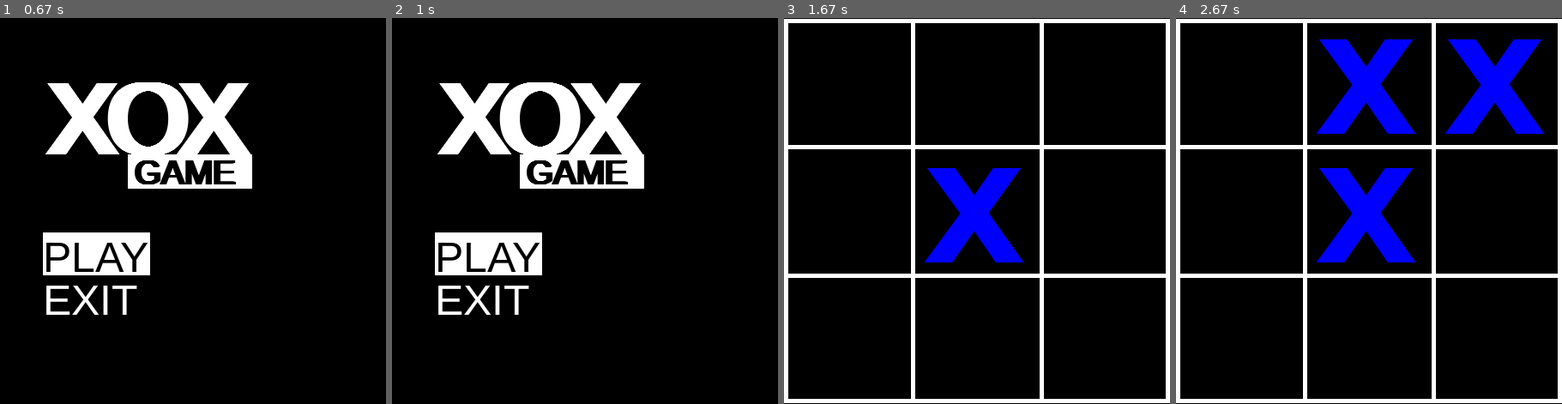
Above: before the commit, frames 1-4 (left to right).
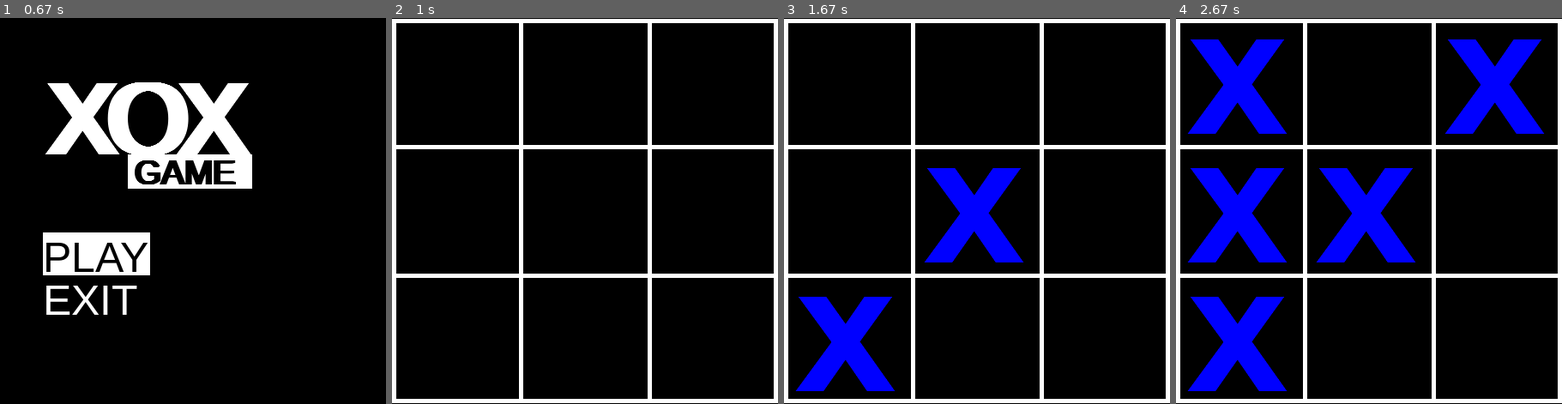
Above: after the commit, the same moments.

Repository: shrainu/TicTacToe-Pygame
Game: pygame game, started from main.py
Same seed, same stepped clock (60 frames per second), same inputs: the game is played once before the commit and once after it.
Inputs (mouse positions are in pixels of both pictures, inside the frame that each line leads up to):
- Up to frame 1 (0.67 s): click "PLAY" at 0.38 s
- Up to frame 2 (1 s): no input
- Up to frame 3 (1.67 s): click (857, 299) at 1.22 s; click (1023, 245) at 1.55 s
- Up to frame 4 (2.67 s): click (1496, 83) at 1.88 s; click "X" at 2.22 s; click "X" at 2.55 s

Frame 1 is identical in both runs. In frame 2, 18% of the frame differs, in the area x 0-100%, y 0-100%; in frame 3, 3.2%; in frame 4, 13%.

Commit message:
Updated main.py
From now on you can win the game but AI is not there yet.

Diff:
--- a/main.py
+++ b/main.py
@@ -4,6 +4,10 @@
 import enum
 import pygame
 pygame.font.init()
+
+
+# Game Variables
+game_over = False
 
 
 # Screen Variables
@@ -89,13 +93,83 @@
 
 
 # To place X or O to any tile
-def set_tile_type(tiles, tile_in_focus, mouse_pressed):
+def set_tile_type(tiles, tile_in_focus, mouse_pressed, x_tiles, o_tiles):
     if tile_in_focus != None:
         if tiles[tile_in_focus].owner == TileType.tile_none:
             if mouse_pressed == (1,0,0):
                 tiles[tile_in_focus].set_owner(TileType.tile_x)
+                x_tiles.append(tiles[tile_in_focus])
+                # To check every time a cell value is changed
+                check_nearby_cells(tiles)
             elif mouse_pressed == (0,0,1):
                 tiles[tile_in_focus].set_owner(TileType.tile_o)
+                o_tiles.append(tiles[tile_in_focus])
+                # To check every time a cell value is changed
+                check_nearby_cells(tiles)
+
+
+# To check the nearby cells to see if they are X or O
+def check_nearby_cells(tiles):
+    for tile in tiles:
+        right,down,down_left,down_right = 0,0,0,0
+        search = True
+        if tile.owner == TileType.tile_none:
+            continue
+        while search:
+            if right >= 0:
+                if right == 3:
+                    print(tile.tile_text, "has won the game!")
+                    print("Player has won the game with: right")
+                    search = False
+                    game_over = True
+                if tile.tile_index + right <= len(tiles) - 1:
+                    if tiles[tile.tile_index + right].owner == tile.owner:
+                        right += 1
+                    else:
+                        right = -1
+                else:
+                    right = -1
+            if down >= 0:
+                if down == 3:
+                    print(tile.tile_text, "has won the game!")
+                    print("Player has won the game with: down")
+                    search = False
+                    game_over = True
+                if tile.tile_index + (down * 3) <= len(tiles) - 1:
+                    if tiles[tile.tile_index + (down * 3)].owner == tile.owner:
+                        down += 1
+                    else:
+                        down = -1
+                else:
+                    down = -1
+            if down_right >= 0:
+                if down_right == 3:
+                    print(tile.tile_text, "has won the game!")
+                    print("Player has won the game with: down_right")
+                    search = False
+                    game_over = True
+                if tile.tile_index + (down_right * 4) <= len(tiles) - 1:
+                    if tiles[tile.tile_index + (down_right * 4)].owner == tile.owner:
+                        down_right += 1
+                    else:
+                        down_right = -1
+                else:
+                    down_right = -1
+            if down_left >= 0:
+                if down_left == 3:
+                    print(tile.tile_text, "has won the game!")
+                    print("Player has won the game with: down_left")
+                    search = False
+                    game_over = True
+                if tile.tile_index + (down_left * 2) <= len(tiles) - 1:
+                    if tiles[tile.tile_index + (down_left * 2)].owner == tile.owner:
+                        down_left += 1
+                    else:
+                        down_left = -1
+                else:
+                    down_left = -1
+            if right == -1 and down == -1 and down_right == -1 and down_left == -1:
+                search = False
 
 
 def handle_player_input(keys_pressed, mouse_pressed, play):
@@ -202,6 +276,8 @@
     tile7 = Tile(150, 300, 7)
     tile8 = Tile(300, 300, 8)
     tiles = [tile0, tile1, tile2, tile3, tile4, tile5, tile6, tile7, tile8]
+    x_tiles = []
+    o_tiles = []
     tile_in_focus = None
 
     clock = pygame.time.Clock()
@@ -239,7 +315,7 @@
             if mm_button_in_focus == MenuButtons.start_button:
                 if mouse_pressed == (1,0,0):
                     play = True
-                    time.sleep(1)
+                    time.sleep(0.5)
             # Exit button
             if mm_button_in_focus == MenuButtons.exit_button:
                 if mouse_pressed == (1,0,0):
@@ -249,7 +325,8 @@
             #print(mm_button_in_focus)
         else:
             tile_in_focus = get_tile_in_focus(tiles, mouse_pos)
-            set_tile_type(tiles, tile_in_focus, mouse_pressed)
+            if not game_over:
+                set_tile_type(tiles, tile_in_focus, mouse_pressed, x_tiles, o_tiles)
 
             update_display1(tiles, mouse_pos)
             #print(tile_in_focus)
